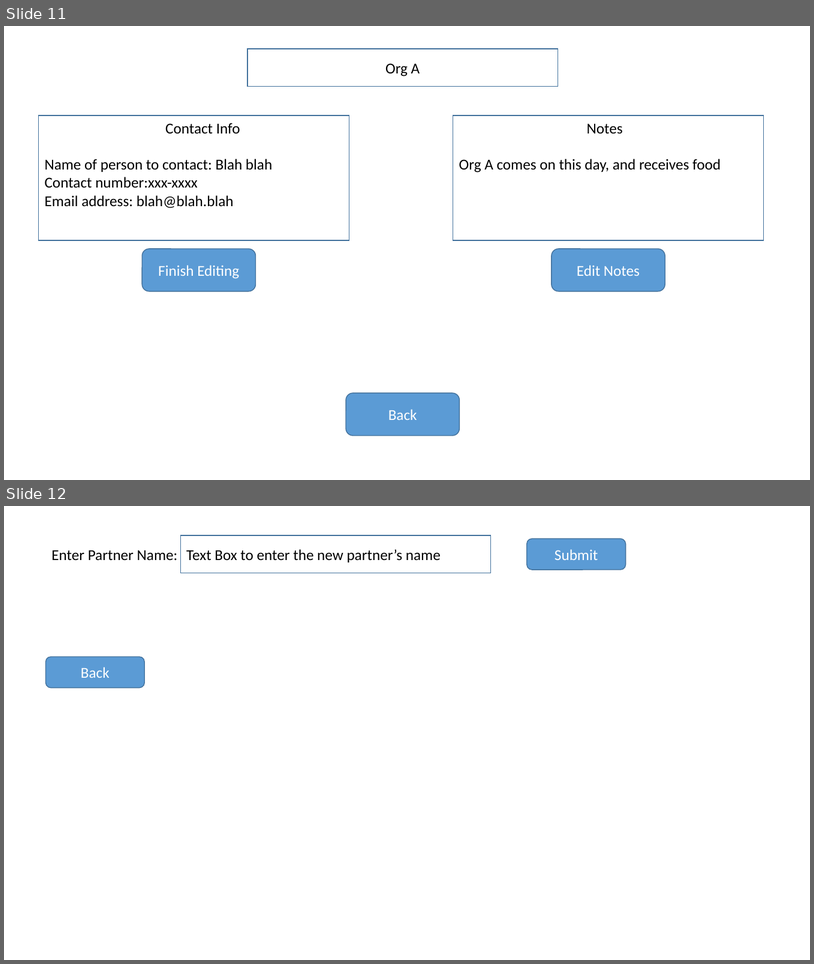
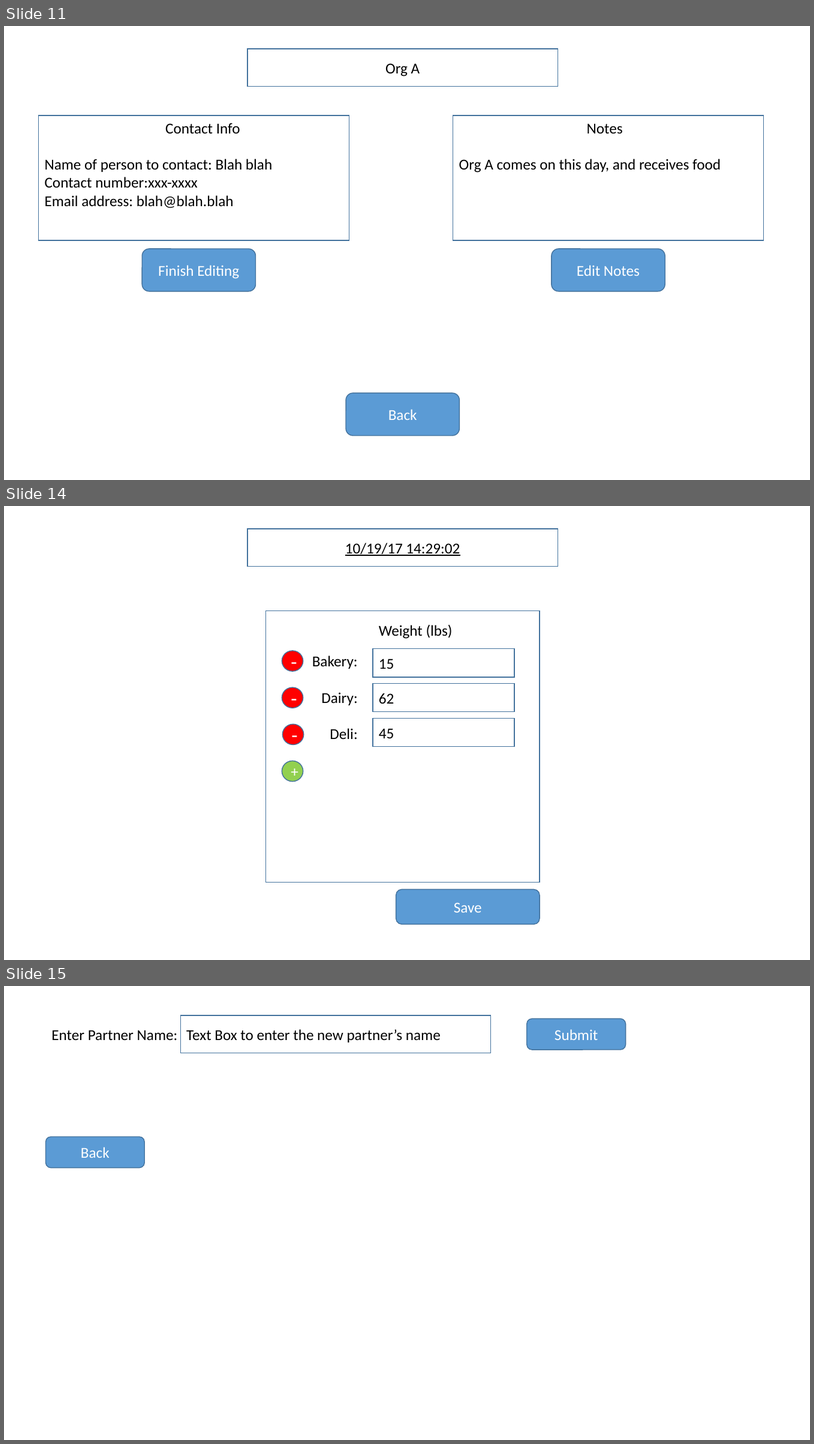
Before and after one commit to ShawnStrong/JustTwoMore, a slide deck: Just One More Program Prez.pptx. Shown one above the other, each under a label of ours: slides 11 and 12 before the commit, slides 11, 14 and 15 after it; the slides between them are not shown. The pictures are 814x964 and 814x1444 pixels, drawn with LibreOffice and Linux fonts; fonts in the diff are those of the drawing. Boxes give left, top, right and bottom in pixels: in the first picture for what was removed or moved away, otherwise in the second. Text is boxed around its words. In the diff, an @@ line names an element or a change of style, - is before the commit and + after.

```diff
--- a/Just One More Program Prez.pptx
+++ b/Just One More Program Prez.pptx
@@ slide 14 added at bbox=[4, 506, 810, 960], background #FFFFFF @@
@@ rectangle added at bbox=[248, 529, 559, 567], outline #43739E 1 pt, 18 pt, text #000000, underline @@
+10/19/17 14:29:02
@@ rectangle added at bbox=[266, 610, 540, 882], outline #43739E 1 pt @@
@@ text added at bbox=[379, 624, 453, 639], 18 pt, text #000000 @@
+Weight (lbs)
@@ rectangle added at bbox=[373, 649, 515, 677], outline #43739E 1 pt, 18 pt, text #000000 @@
+15
@@ ellipse added at bbox=[282, 651, 303, 671], fill #FF0000, outline #43739E 1 pt, 24 pt, text #FFFFFF @@
+-
@@ text added at bbox=[312, 655, 358, 739], 18 pt, text #000000 @@
+Bakery:
+Dairy:
+Deli:
@@ rectangle added at bbox=[373, 683, 515, 712], outline #43739E 1 pt, 18 pt, text #000000 @@
+62
@@ ellipse added at bbox=[282, 687, 303, 708], fill #FF0000, outline #43739E 1 pt, 24 pt, text #FFFFFF @@
+-
@@ rectangle added at bbox=[373, 718, 515, 747], outline #43739E 1 pt, 18 pt, text #000000 @@
+45
@@ ellipse added at bbox=[283, 724, 304, 744], fill #FF0000, outline #43739E 1 pt, 24 pt, text #FFFFFF @@
+-
@@ ellipse added at bbox=[282, 760, 303, 781], fill #92D050, outline #43739E 1 pt, 18 pt, text #FFFFFF @@
++
@@ rounded rectangle added at bbox=[396, 889, 540, 924], fill #5B9BD5, outline #43739E 1 pt, 18 pt, text #FFFFFF @@
+Save
@@ what was slide 12 is now slide 15 @@
```
Also in this commit, not shown: 1 slide changed, 2 other slides added, 1 other file.
